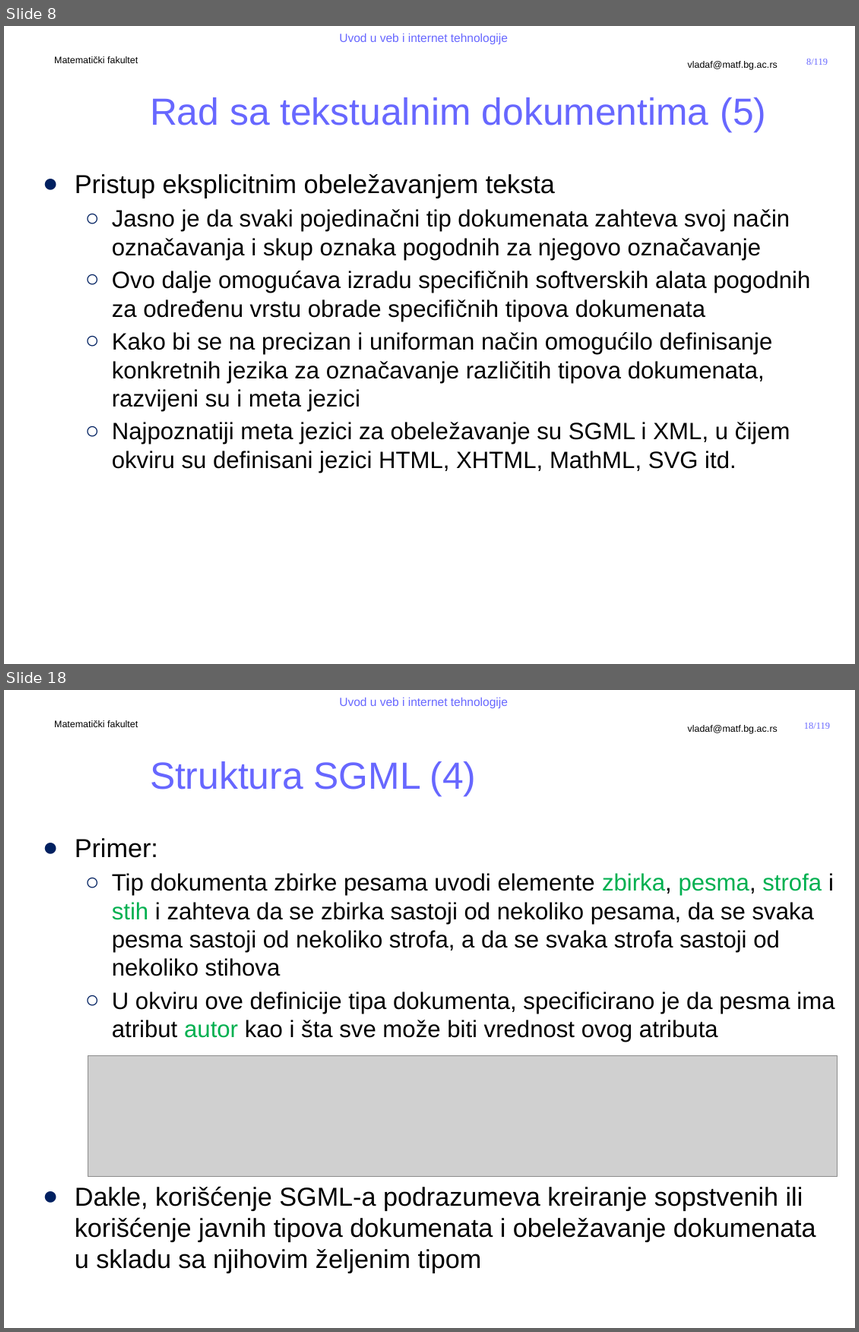
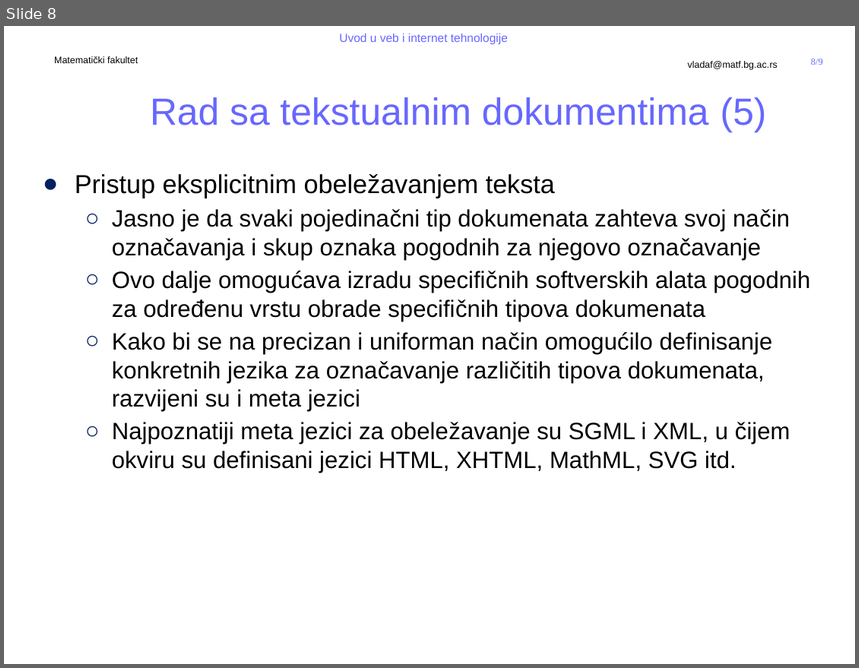
Before and after one commit to MatfUVIT/info, a slide deck: predavanja/prezentacije/2020-21/05 - 01 - Jezici za obelezavanje.pptx. Shown one above the other, each under a label of ours: slides 8 and 18 before the commit, slide 8 after it; the slides between them are not shown. The pictures are 859x1332 and 859x668 pixels, drawn with LibreOffice and Linux fonts; fonts in the diff are those of the drawing; grey boxes stand for pictures; background and template pictures are left out. Boxes give left, top, right and bottom in pixels: in the first picture for what was removed or moved away, otherwise in the second. Text is boxed around its words. In the diff, an @@ line names an element or a change of style, - is before the commit and + after.

```diff
--- a/predavanja/prezentacije/2020-21/05 - 01 - Jezici za obelezavanje.pptx
+++ b/predavanja/prezentacije/2020-21/05 - 01 - Jezici za obelezavanje.pptx
@@ slide 18 removed at (4, 690, 855, 1328), background #FFFFFF; not listed: 5 template elements that a slide beside it also shows @@
@@ title removed at (150, 761, 477, 797) @@
-Struktura SGML (4)
@@ text removed at (75, 838, 835, 1273) @@
-● Primer:
-  ○ Tip dokumenta zbirke pesama uvodi elemente zbirka, pesma, strofa i stih i zahteva da se zbirka sastoji od nekoliko pesama, da se svaka pesma sastoji od nekoliko strofa, a da se svaka strofa sastoji od nekoliko stihova
-  ○ U okviru ove definicije tipa dokumenta, specificirano je da pesma ima atribut autor kao i šta sve može biti vrednost ovog atributa
-● Dakle, korišćenje SGML-a podrazumeva kreiranje sopstvenih ili korišćenje javnih tipova dokumenata i obeležavanje dokumenata u skladu sa njihovim željenim tipom
@@ picture removed at (88, 1056, 836, 1177) @@
@@ page number at (811, 59, 823, 65): text changed @@
-8/119
+8/9
```
Also in this commit, not shown: 1 slide changed, 109 other slides removed, 7 other files.
